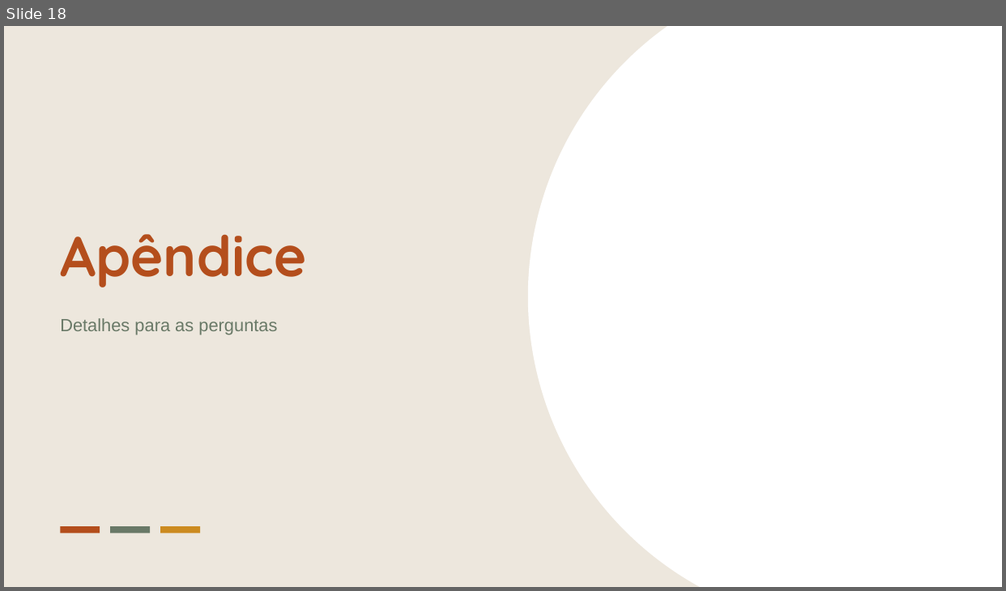
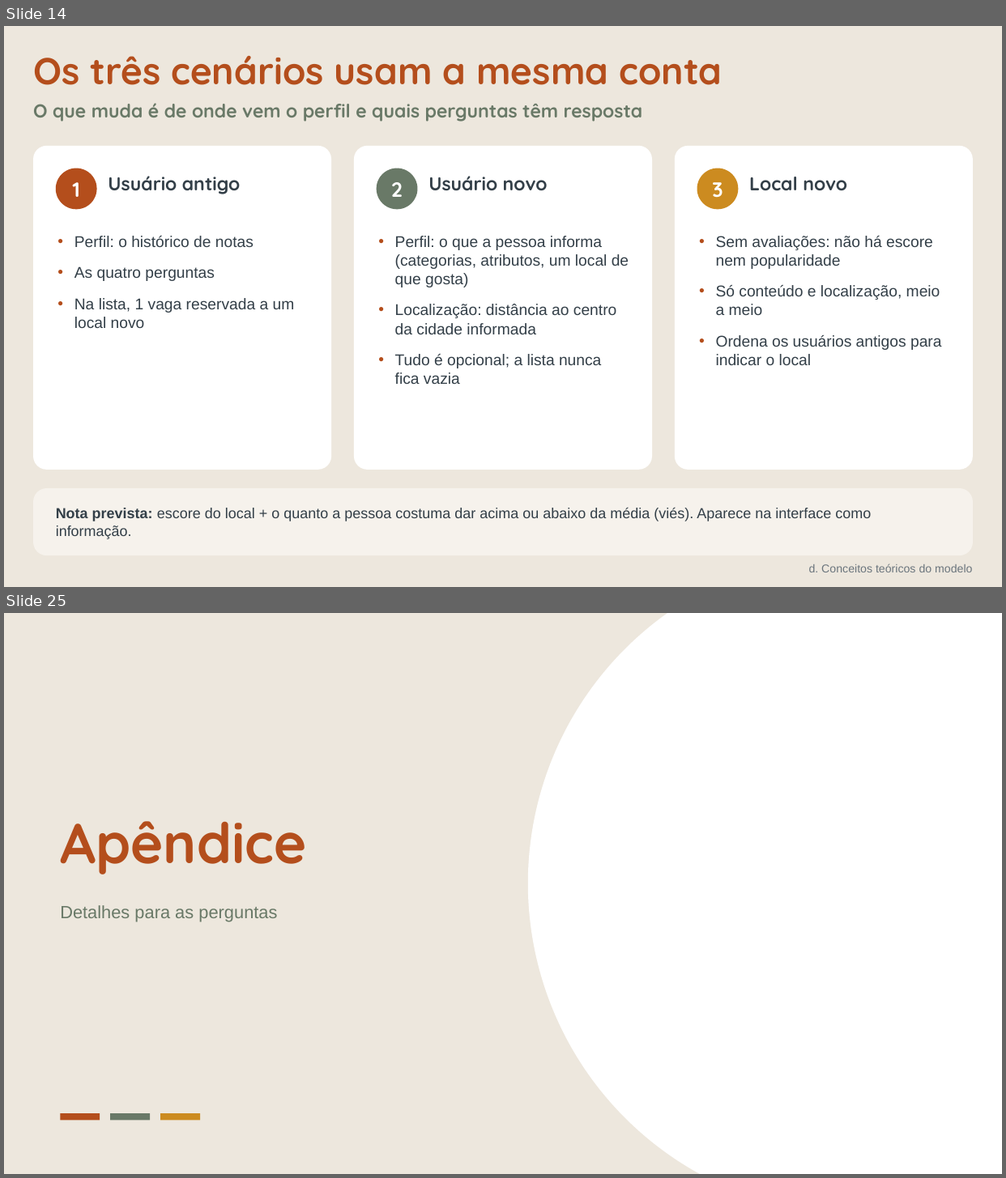
Before and after one commit to Chelughini/sistema-recomendacao-t1, a slide deck: apresentacao/T1_Sistema_Recomendacao.pptx. Shown one above the other, each under a label of ours: slide 18 before the commit, slides 14 and 25 after it; the slides between them are not shown. The pictures are 1006x591 and 1006x1178 pixels, drawn with LibreOffice and Linux fonts; fonts in the diff are those of the drawing. Boxes give left, top, right and bottom in pixels: in the first picture for what was removed or moved away, otherwise in the second. Text is boxed around its words. In the diff, an @@ line names an element or a change of style, - is before the commit and + after.

```diff
--- a/apresentacao/T1_Sistema_Recomendacao.pptx
+++ b/apresentacao/T1_Sistema_Recomendacao.pptx
@@ slide 14 added at (4, 26, 1002, 587), background #EDE7DD @@
@@ text added at (33, 55, 722, 85), 36 pt, text #B44E1C, bold @@
+Os três cenários usam a mesma conta
@@ text added at (33, 103, 643, 122), 18 pt, text #697967, bold @@
+O que muda é de onde vem o perfil e quais perguntas têm resposta
@@ rounded rectangle added at (33, 146, 331, 470), fill #FFFFFF @@
@@ rounded rectangle added at (354, 146, 651, 470), fill #FFFFFF @@
@@ rounded rectangle added at (675, 146, 973, 470), fill #FFFFFF @@
@@ ellipse added at (56, 169, 97, 209), fill #B44E1C, 19.8 pt, text #FFFFFF, bold @@
+1
@@ ellipse added at (376, 169, 417, 209), fill #697967, 19.8 pt, text #FFFFFF, bold @@
+2
@@ ellipse added at (697, 169, 739, 209), fill #CC8B20, 19.8 pt, text #FFFFFF, bold @@
+3
@@ text added at (108, 176, 240, 194), 18 pt, text #333F48, bold @@
+Usuário antigo
@@ text added at (428, 176, 548, 191), 18 pt, text #333F48, bold @@
+Usuário novo
@@ text added at (749, 177, 847, 191), 18 pt, text #333F48, bold @@
+Local novo
@@ text added at (74, 236, 295, 328), 15 pt, text #333F48 @@
+• Perfil: o histórico de notas
+• As quatro perguntas
+• Na lista, 1 vaga reservada a um local novo
@@ text added at (395, 236, 629, 384), 15 pt, text #333F48 @@
+• Perfil: o que a pessoa informa (categorias, atributos, um local de que gosta)
+• Localização: distância ao centro da cidade informada
+• Tudo é opcional; a lista nunca fica vazia
@@ text added at (716, 236, 942, 365), 15 pt, text #333F48 @@
+• Sem avaliações: não há escore nem popularidade
+• Só conteúdo e localização, meio a meio
+• Ordena os usuários antigos para indicar o local
@@ rounded rectangle added at (33, 489, 973, 556), fill #F6F2EC @@
@@ text added at (56, 508, 871, 540), 14 pt, text #333F48 @@
+Nota prevista: escore do local + o quanto a pessoa costuma dar acima ou abaixo da média (viés). Aparece na interface como informação.
@@ text added at (809, 564, 972, 573), 11 pt, text #6B757D @@
+d. Conceitos teóricos do modelo
@@ what was slide 18 is now slide 25 @@
```
Also in this commit, not shown: 20 slides changed, 8 other slides added, 2 slides removed, 4 other files.
